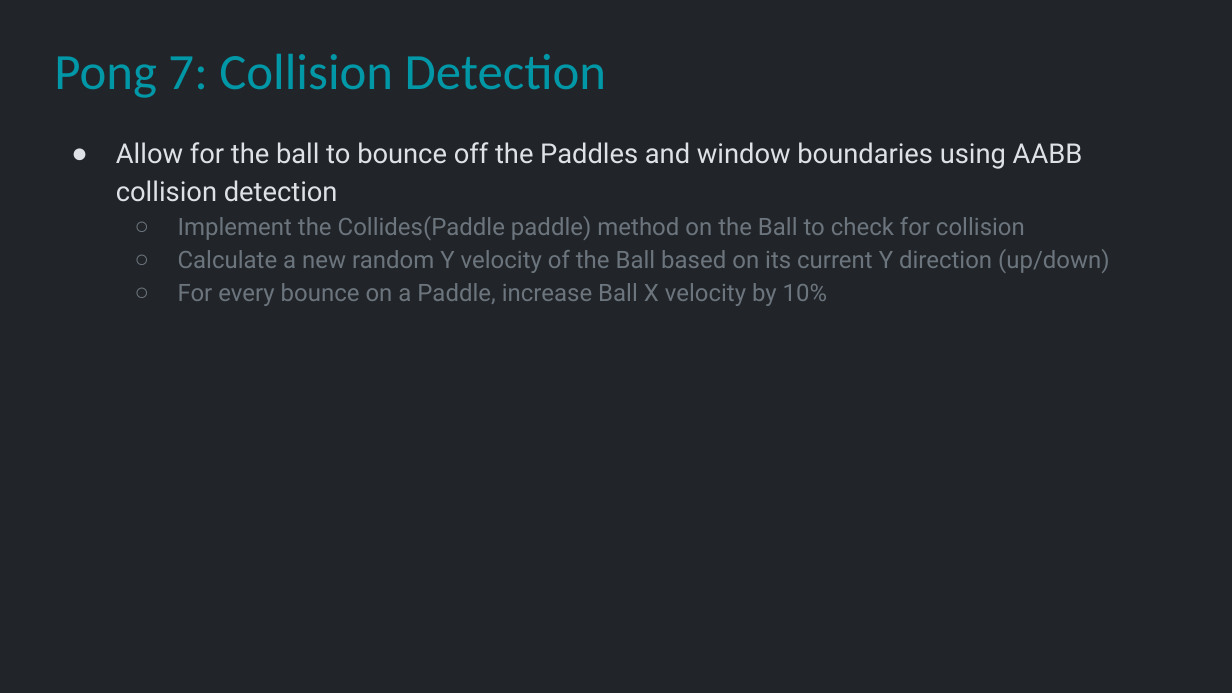
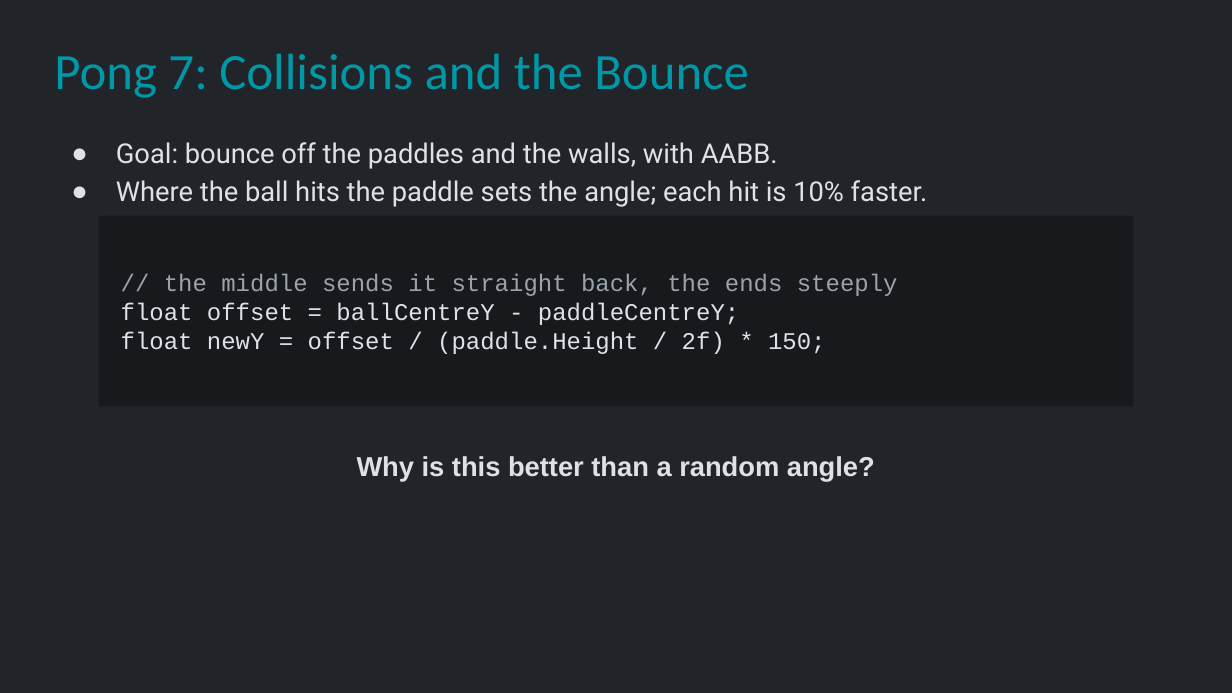
Before and after one commit to Metamate/gar, a slide deck: slide 40 of slides/01 Pong.pptx. Drawn at 1232x693 pixels with LibreOffice and Linux fonts; fonts in the diff are those of the drawing. Boxes give left, top, right and bottom in pixels: in the first picture for what was removed or moved away, otherwise in the second. Text is boxed around its words. In the diff, an @@ line names an element or a change of style, - is before the commit and + after.

```diff
--- a/slides/01 Pong.pptx
+++ b/slides/01 Pong.pptx
@@ title at (54, 54, 749, 98): text changed @@
-Pong 7: Collision Detection
+Pong 7: Collisions and the Bounce
@@ text at (116, 142, 928, 207): text changed; size 14 to 16 pt; text colour #6C757D to #DEE2E6 @@
-● Allow for the ball to bounce off the Paddles and window boundaries using AABB collision detection
-  ○ Implement the Collides(Paddle paddle) method on the Ball to check for collision
-  ○ Calculate a new random Y velocity of the Ball based on its current Y direction (up/down)
-  ○ For every bounce on a Paddle, increase Ball X velocity by 10%
+● Goal: bounce off the paddles and the walls, with AABB.
+● Where the ball hits the paddle sets the angle; each hit is 10% faster.
@@ rectangle added at (99, 216, 1133, 407), fill #17191C, 14 pt, text #DEE2E6 @@
+// the middle sends it straight back, the ends steeply
+float offset = ballCentreY - paddleCentreY;
+float newY = offset / (paddle.Height / 2f) * 150;
@@ text added at (357, 456, 875, 482), 16 pt, text #DEE2E6, bold @@
+Why is this better than a random angle?
```
Also in this commit, not shown: 11 other slides changed, 3 other files.
